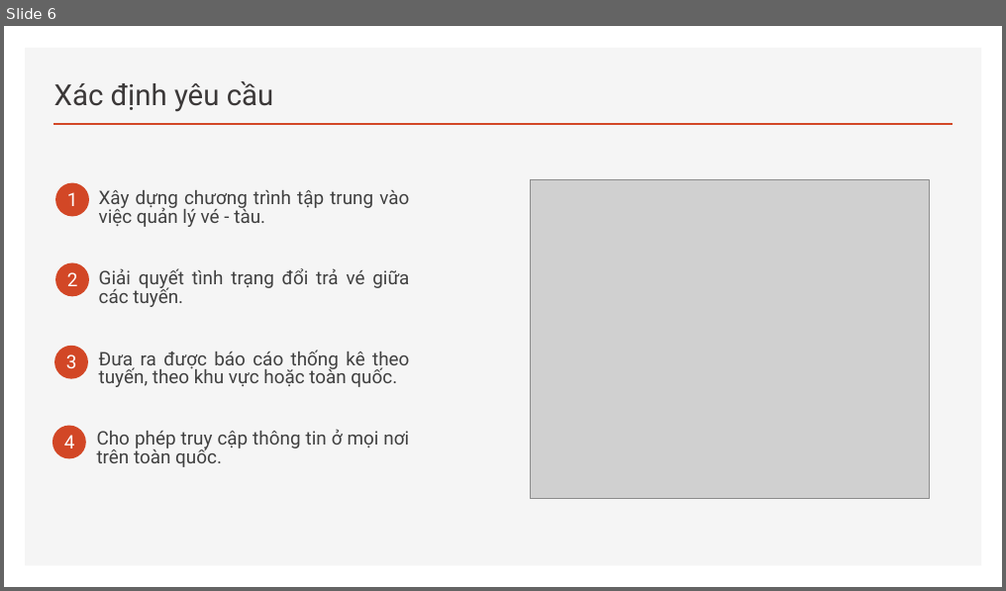
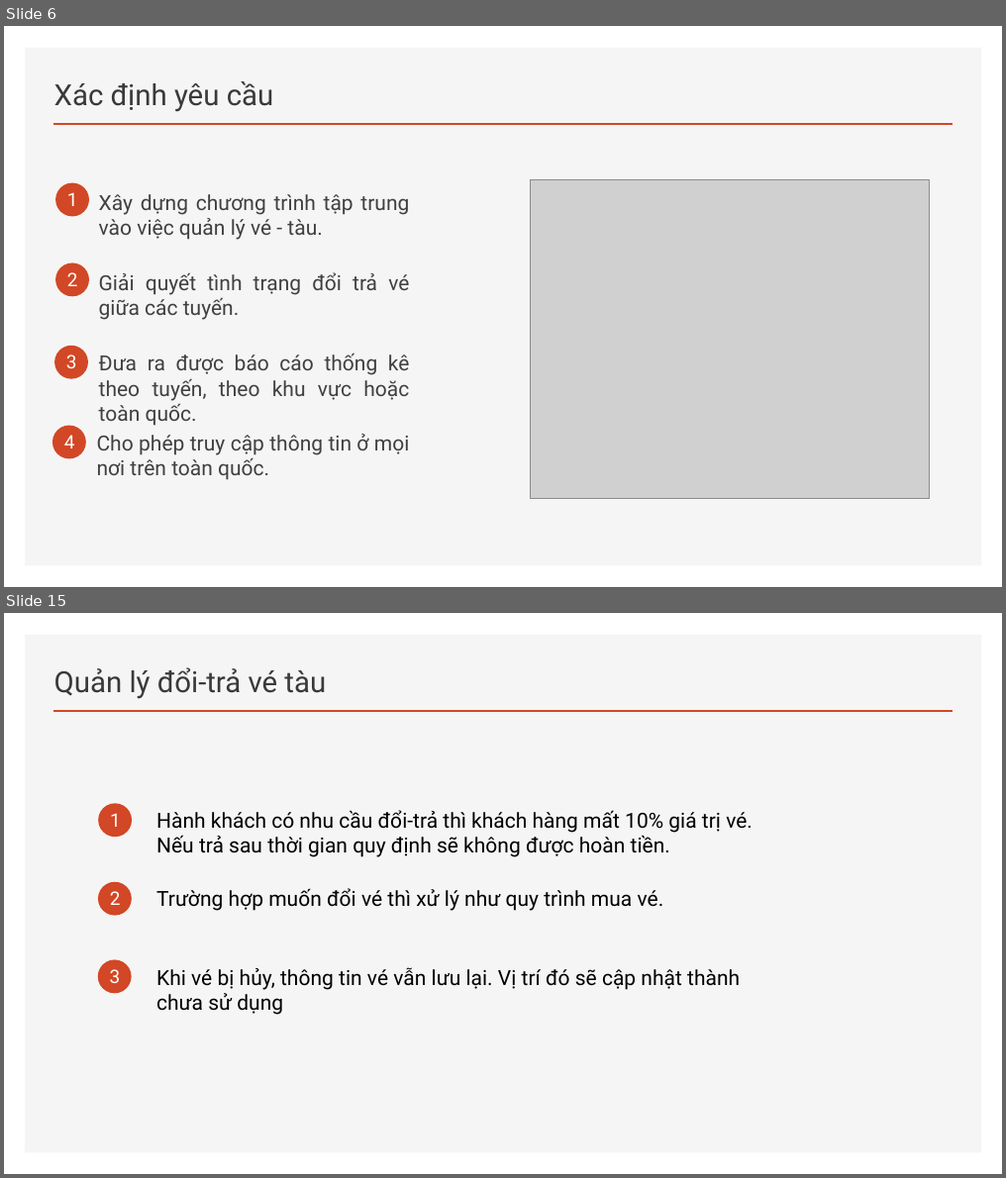
Before and after one commit to hiepatk99/CSDL_PT, a slide deck: 1-BC1-P8.pptx. Shown one above the other, each under a label of ours: slide 6 before the commit, slides 6 and 15 after it; the slides between them are not shown. The pictures are 1006x591 and 1006x1178 pixels, drawn with LibreOffice and Linux fonts; fonts in the diff are those of the drawing; grey boxes stand for pictures. Boxes give left, top, right and bottom in pixels: in the first picture for what was removed or moved away, otherwise in the second. Text is boxed around its words. In the diff, an @@ line names an element or a change of style, - is before the commit and + after.

```diff
--- a/1-BC1-P8.pptx
+++ b/1-BC1-P8.pptx
@@ slide 15 added at [4, 613, 1002, 1174], background #FFFFFF; not listed: 2 template elements that a slide beside it also shows @@
@@ title added at [54, 667, 326, 699], 28 pt, text #3B3838 @@
+Quản lý đổi-trả vé tàu
@@ ellipse added at [98, 803, 132, 837], fill #D24726 @@
@@ text added at [110, 813, 121, 827], 18 pt, text #FFFFFF @@
+1
@@ text added at [156, 810, 752, 858], 20 pt, text #000000 @@
+Hành khách có nhu cầu đổi-trả thì khách hàng mất 10% giá trị vé.
+Nếu trả sau thời gian quy định sẽ không được hoàn tiền.
@@ ellipse added at [98, 881, 132, 916], fill #D24726 @@
@@ text added at [110, 891, 121, 905], 18 pt, text #FFFFFF @@
+2
@@ text added at [156, 888, 664, 911], 20 pt, text #000000 @@
+Trường hợp muốn đổi vé thì xử lý như quy trình mua vé.
@@ ellipse added at [98, 960, 132, 994], fill #D24726 @@
@@ text added at [156, 967, 740, 1015], 20 pt, text #000000 @@
+Khi vé bị hủy, thông tin vé vẫn lưu lại. Vị trí đó sẽ cập nhật thành chưa sử dụng
@@ text added at [110, 969, 121, 983], 18 pt, text #FFFFFF @@
+3
@@ slide 6 changed as well @@
@@ size 18 to 20 pt; line spacing 18pt to 1 in 4 elements at [99, 273, 409, 320], [97, 434, 410, 480], [99, 354, 410, 426], [99, 194, 409, 240] @@
```
Also in this commit, not shown: 4 other slides changed, 8 other slides added, 3 slides removed.
